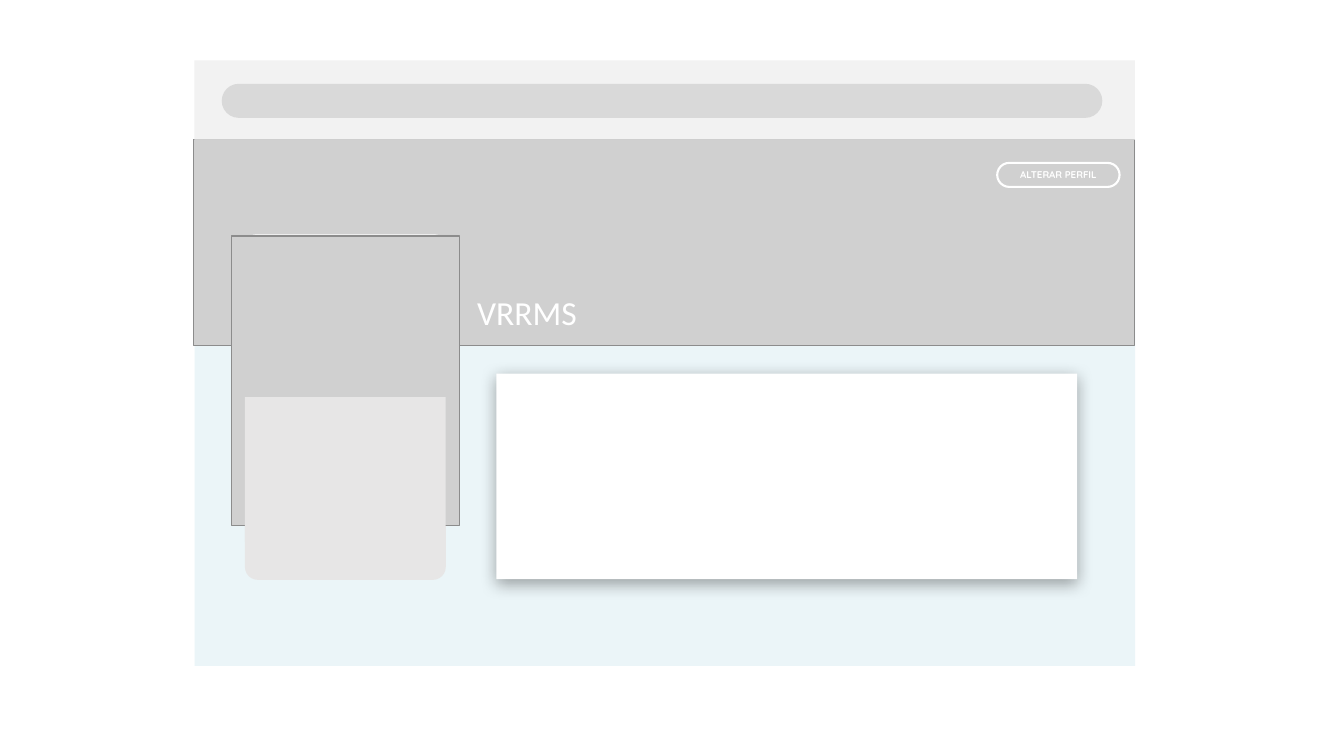
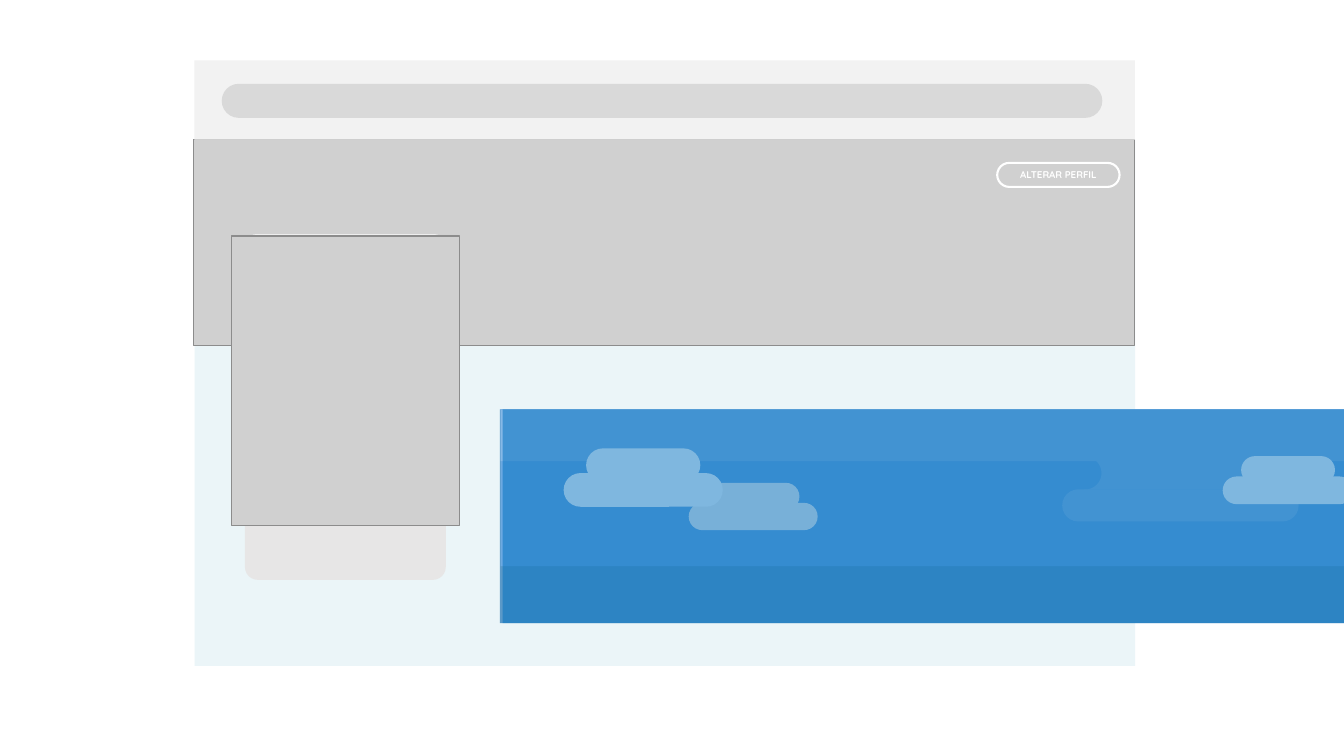
Before and after one commit to pedrogmo/projetopp2, a slide deck: slide 24 of slide/Apresentação1.pptx (slide 23 before the commit). Drawn at 1344x756 pixels with LibreOffice and Linux fonts; fonts in the diff are those of the drawing; grey boxes stand for pictures. Boxes give left, top, right and bottom in pixels: in the first picture for what was removed or moved away, otherwise in the second. Text is boxed around its words. In the diff, an @@ line names an element or a change of style, - is before the commit and + after.

```diff
--- a/slide/Apresentação1.pptx
+++ b/slide/Apresentação1.pptx
@@ text removed at [477,304,577,325] @@
-VRRMS
@@ rectangle removed at [496,374,1077,580] @@
@@ rectangle removed at [245,397,446,542] @@
@@ group added at [500,409,1344,623]: 7 rounded rectangles, 4 rectangles, 1 freeform shape @@
```
Also in this commit, not shown: 1 other slide changed, 3 slides added, 2 slides removed, 6 other files.
